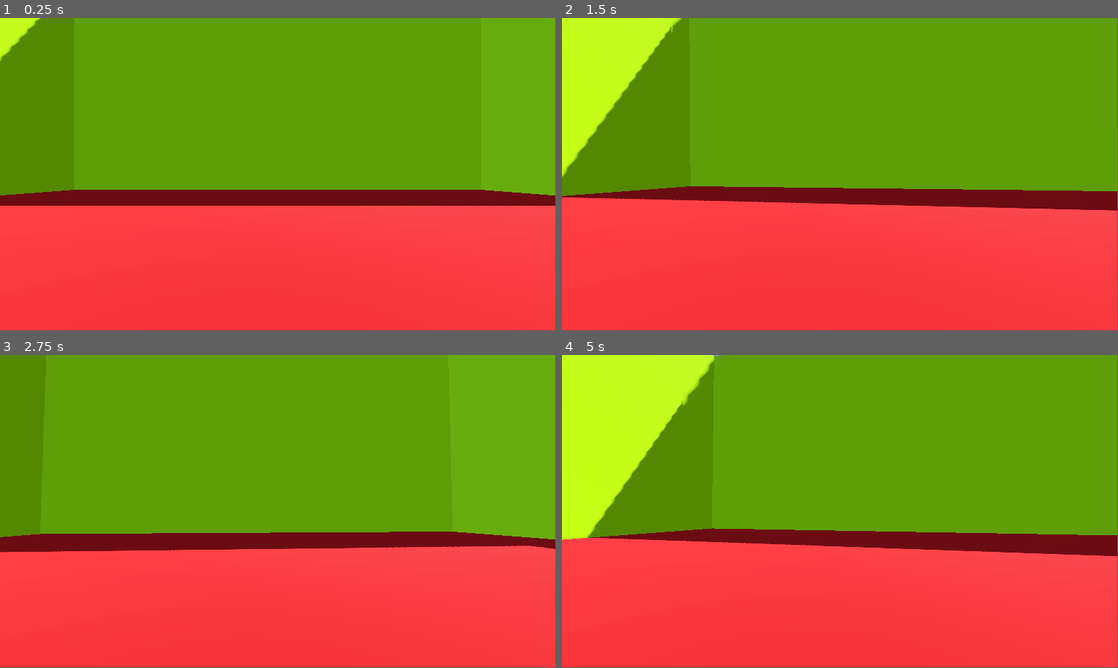
Above: before the commit, frames 1-4 (two rows, left to right).
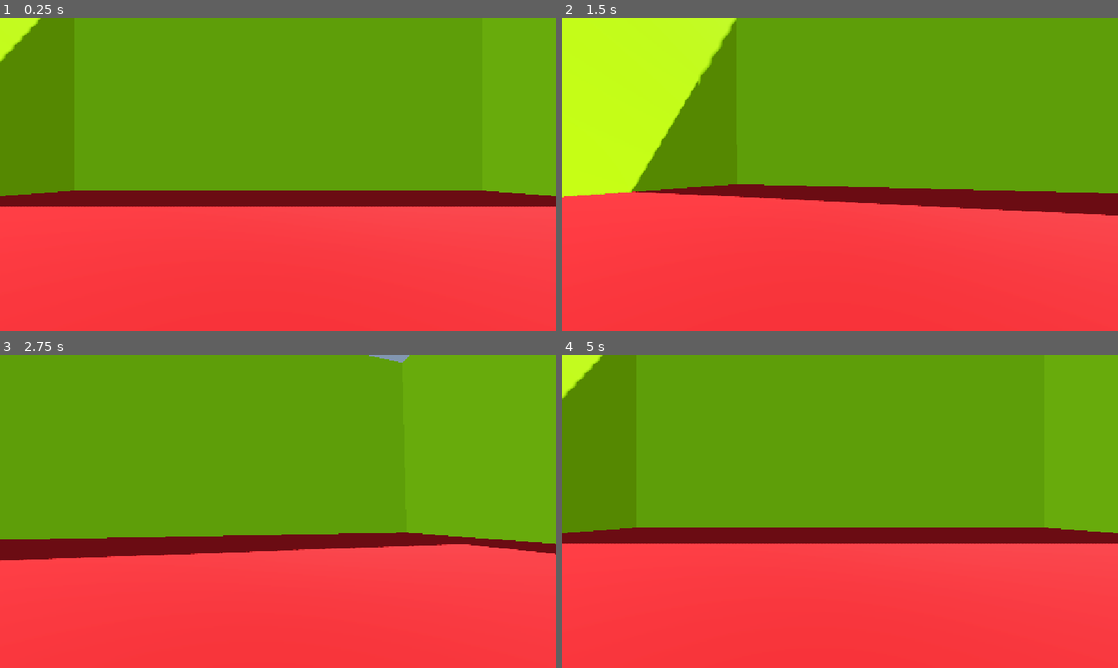
Above: after the commit, the same moments.

Repository: niniren01/godot4-fps-prototype
Game: Godot game, scene res://world.tscn
Two runs of this game, one before a commit and one after it. Both use one fixed random seed, a clock stepped at 60 frames per second and the inputs below.
Inputs (mouse positions are in pixels of both pictures, inside the frame that each line leads up to):
- Up to frame 1 (0.25 s): no input
- Up to frame 2 (1.5 s): tap Enter at 0.5 s; move the mouse to (867, 171) at 0.52 s; tap R (restart) at 1.25 s; move the mouse to (812, 174) at 1.27 s
- Up to frame 3 (2.75 s): tap R (restart) at 2 s; move the mouse to (289, 505) at 2.02 s
- Up to frame 4 (5 s): tap R (restart) at 2.75, 3.5, 4.25, 4.9 s; move the mouse to (834, 514) at 2.77 s; move the mouse to (878, 514) at 3.52 s; tap F (fullscreen) at 4.15 s; move the mouse to (795, 508) at 4.27 s
The window is 799x449 before the commit and 800x450 after it. Grey fills any space a smaller window leaves; there, only what the larger window draws over its background counts as a difference.

The runs differ from the first frame. In frame 1, 0.7% of the frame differs, in the area x 0-100%, y 0-61%; in frame 2, 8.7%; in frame 3, 2.5%; in frame 4, 12%, in the area x 0-100%, y 0-65%.

Commit message:
add quit restart fullscreen input map

Diff:
--- a/character/player.gd
+++ b/character/player.gd
@@ -6,6 +6,7 @@
 @export var mouse_sensitivity_y = 0.15
 
 func _ready() -> void:
+	#pass
 	Input.mouse_mode = Input.MOUSE_MODE_CAPTURED
 
 func _input(event: InputEvent) -> void:
@@ -14,5 +15,15 @@
 		camera_3d.rotation_degrees.x -= event.relative.y * mouse_sensitivity_y
 		camera_3d.rotation_degrees.x = clamp(camera_3d.rotation_degrees.x, -90, 90)
 
-	if event.is_action_pressed("quit"):
+
+func _process(delta: float) -> void:
+	if Input.is_action_pressed("quit"):
 		get_tree().quit()
+	if Input.is_action_just_pressed("restart"):
+		get_tree().reload_current_scene()
+	if Input.is_action_just_pressed("fullscreen"):
+		var fs = DisplayServer.window_get_mode() == DisplayServer.WINDOW_MODE_FULLSCREEN
+		if fs:
+			DisplayServer.window_set_mode(DisplayServer.WINDOW_MODE_WINDOWED)
+		else:
+			DisplayServer.window_set_mode(DisplayServer.WINDOW_MODE_FULLSCREEN)
--- a/project.godot
+++ b/project.godot
@@ -14,6 +14,10 @@
 run/main_scene="uid://4npjgm5mneml"
 config/features=PackedStringArray("4.4", "Forward Plus")
 config/icon="res://icon.svg"
+
+[display]
+
+window/stretch/mode="canvas_items"
 
 [input]
 
Not shown, added: character/player.tscn4933711574.tmp
